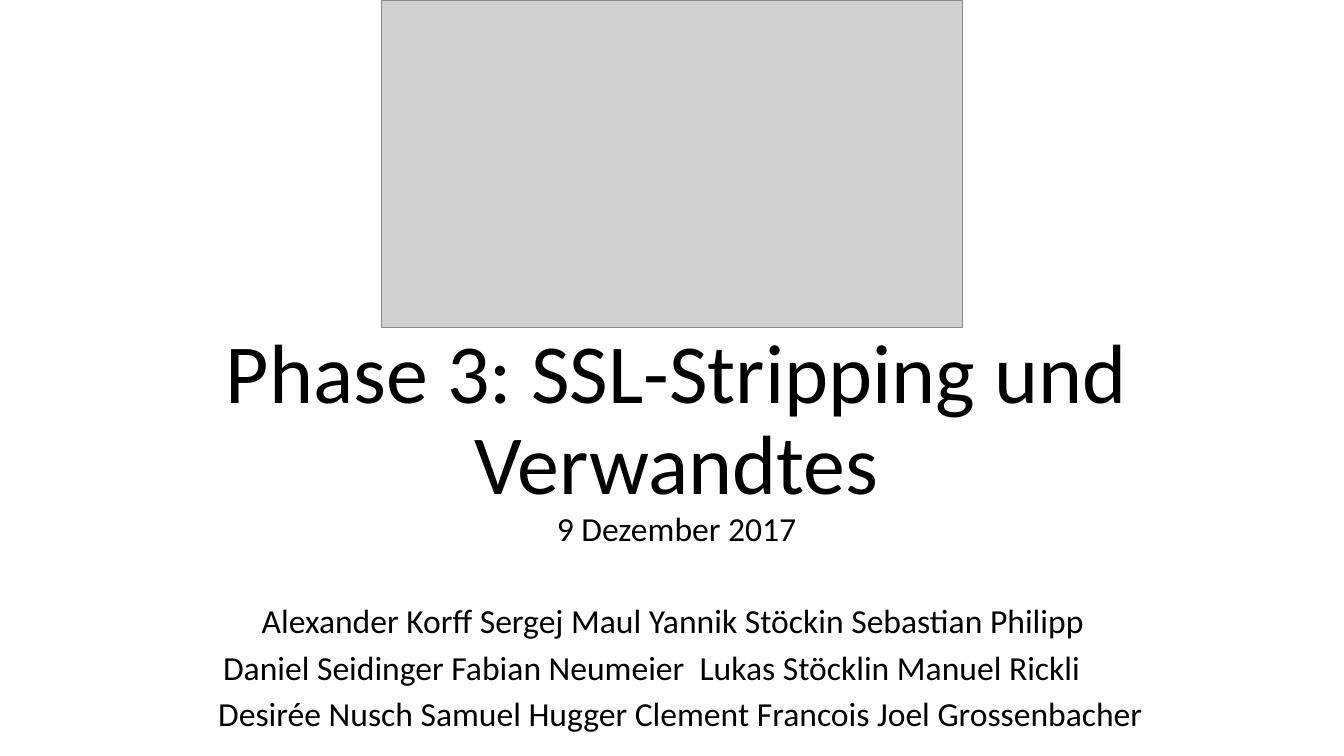
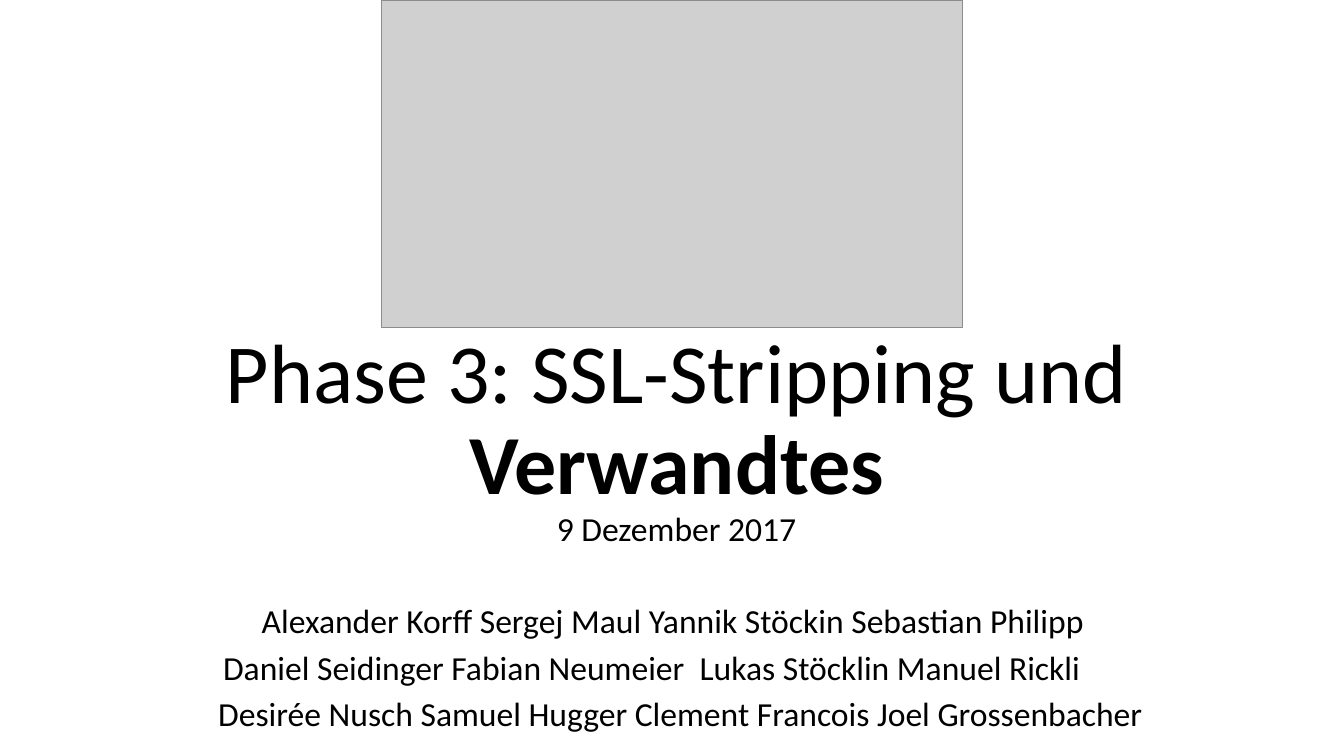
Before and after one commit to Xyren0/IoT_Wifi_Sniffing, a slide deck: slide 1 of phase3_pres.pptx. Drawn at 1344x756 pixels with LibreOffice and Linux fonts; fonts in the diff are those of the drawing; grey boxes stand for pictures. Boxes give left, top, right and bottom in pixels: in the first picture for what was removed or moved away, otherwise in the second. Text is boxed around its words. In the diff, an @@ line names an element or a change of style, - is before the commit and + after.

Commit message:
finalized phase 3 pres as pdf

```diff
--- a/phase3_pres.pptx
+++ b/phase3_pres.pptx
@@ title "Phase 3: SSL-Stripping und Verwandtes" at bbox=[226, 344, 1126, 495]: bold on in "Verwandtes" @@
```
Also in this commit, not shown: 2 other slides changed, 3 slides added, 1 slide removed.
